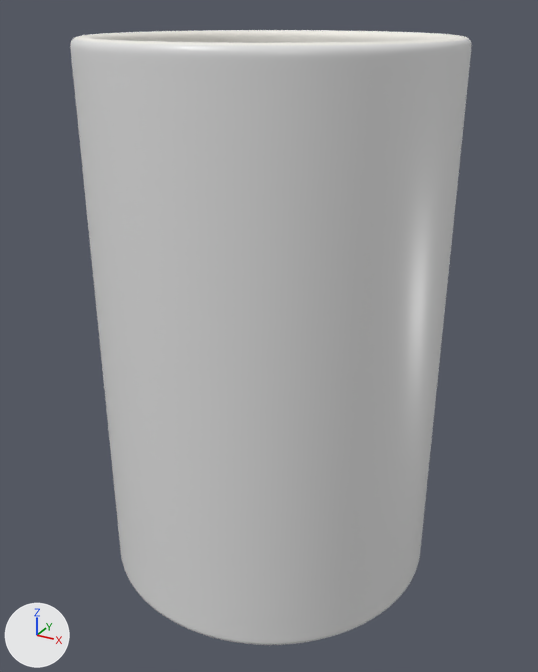
Renders of the Blender file output/cup/design/circle/1/cup_000.blend from each side of a commit.
Rendered twice from a camera (50 mm lens) standing at (0.0751, -0.1373, 0.1252) and looking at (0.0003, -0.0013, 0.0572). The axes (+X, +Y, +Z) are drawn at lower left. The lights are the same throughout. The first picture is the older version.

Names of what the first picture shows: 'cup_000'.
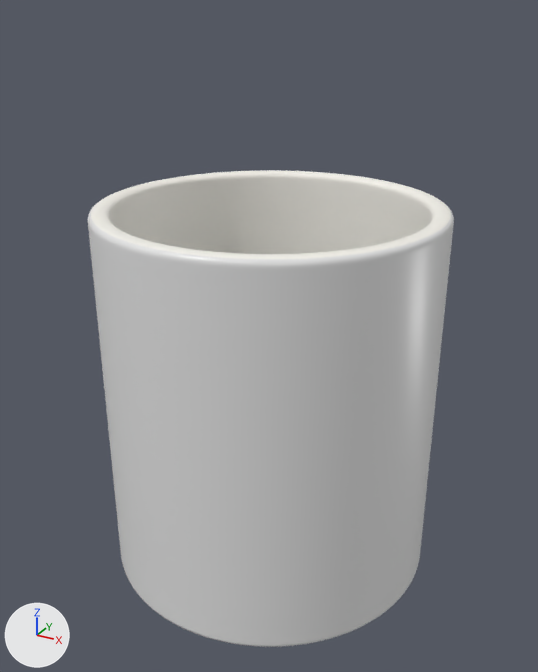
Location of each change, [x1, y1, x2, y2] in pixels of the pictures (538 x 672 px):
'cup_000', reshaped (9% narrower, 22% shorter): before [70, 30, 471, 645]; after [88, 170, 454, 647]

Edits to the bpy script that builds the scene:
```text
Change me_cup_000_mesh:
    used by ob_cup_000; location = (0.0, 0.0, 0.0)
    remove me_cup_000_mesh.from_pydata(...)  # 9410 vertices, 9504 faces; spans x -0.0381..0.0381, y -0.0381..0.0381, z 0.0..0.1206
    add me_cup_000_mesh.from_pydata(...)  # 9410 vertices, 9504 faces; spans x -0.0381..0.0381, y -0.0381..0.0381, z 0.0..0.0872
    me_cup_000_mesh part 1: 9216 of the vertices in x -0.0381..0.0381, y -0.0381..0.0381, z 0.0025..0.1206 are scaled about the mesh origin by (1, 1, 0.723)
```
